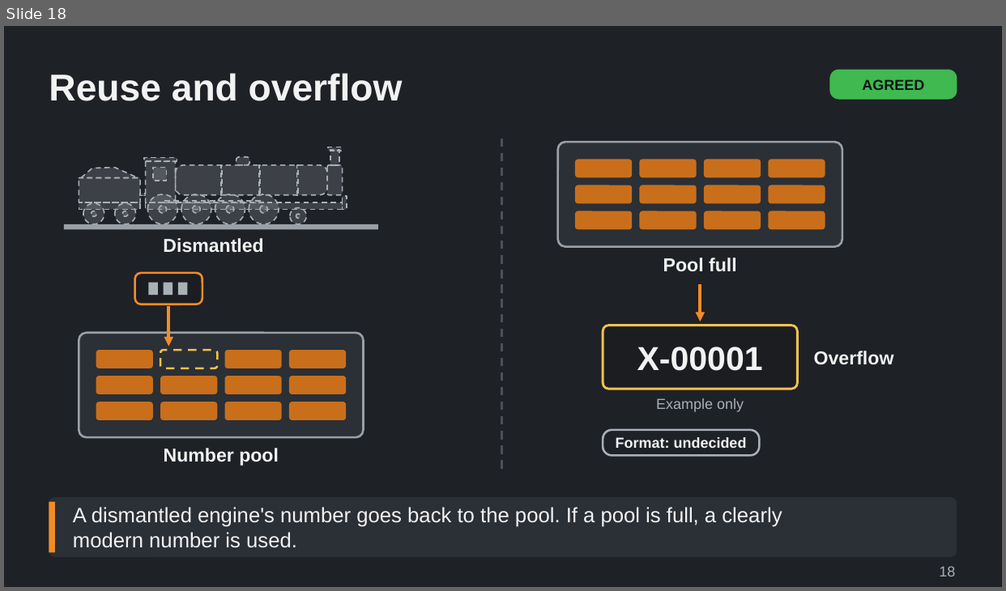
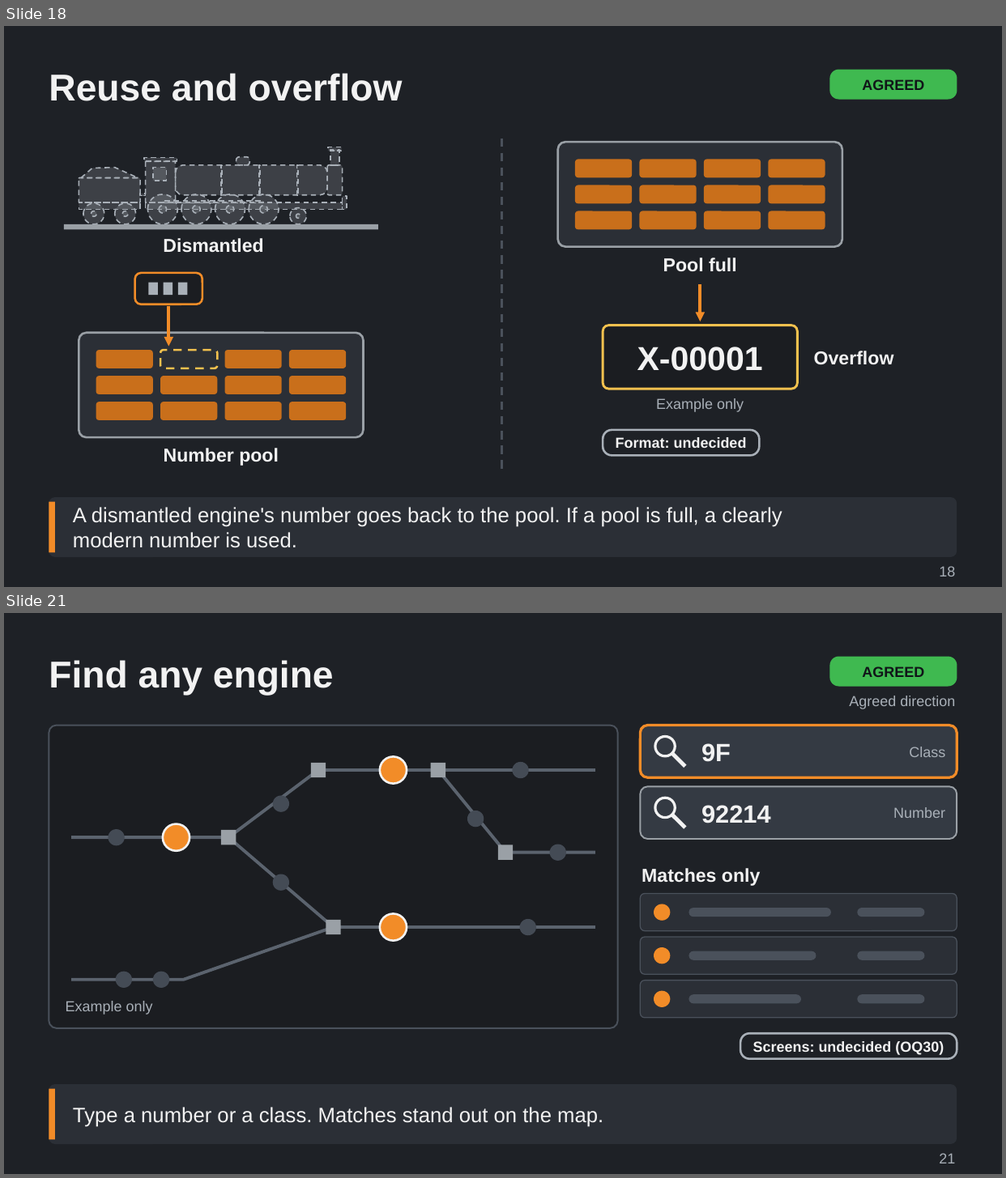
Before and after one commit to Tarenkookoo/Satisfactory---Early-Locomotion, a slide deck: Reporting/Claude Presents/Deck5_Regions_Numbers/Regions_Numbers_and_Fleet_Identity_Explained.pptx. Shown one above the other, each under a label of ours: slide 18 before the commit, slides 18 and 21 after it; the slides between them are not shown. The pictures are 1006x591 and 1006x1178 pixels, drawn with LibreOffice and Linux fonts; fonts in the diff are those of the drawing. Boxes give left, top, right and bottom in pixels: in the first picture for what was removed or moved away, otherwise in the second. Text is boxed around its words. In the diff, an @@ line names an element or a change of style, - is before the commit and + after.

```diff
--- a/Reporting/Claude Presents/Deck5_Regions_Numbers/Regions_Numbers_and_Fleet_Identity_Explained.pptx
+++ b/Reporting/Claude Presents/Deck5_Regions_Numbers/Regions_Numbers_and_Fleet_Identity_Explained.pptx
@@ slide 21 added at [4, 613, 1002, 1174], background #1E2126 @@
@@ title added at [49, 660, 334, 696], 36 pt, text #F2F2F2, bold @@
+Find any engine
@@ rounded rectangle added at [829, 657, 957, 687], fill #3FB950, 14 pt, text #101418, bold @@
+AGREED
@@ text added at [849, 696, 955, 709], 14 pt, text #A9B0B8 @@
+Agreed direction
@@ group added at [49, 726, 957, 1029]: 17 ellipses, 12 rounded rectangles, 6 texts, 5 rectangles, 4 freeform shapes, 2 lines @@
+Example only
+9F
+Class
+92214
+Number
+Matches only
@@ rounded rectangle added at [740, 1033, 957, 1059], outline #A9B0B8 2 pt, 14 pt, text #F2F2F2, bold @@
+Screens: undecided (OQ30)
@@ rounded rectangle added at [49, 1084, 957, 1144], fill #2B2F36 @@
@@ rectangle added at [49, 1089, 55, 1140], fill #F28C28 @@
@@ text added at [73, 1107, 603, 1127], 20 pt, text #F2F2F2 @@
+Type a number or a class. Matches stand out on the map.
@@ text added at [939, 1153, 955, 1164], 14 pt, text #A9B0B8 @@
+21
```
Also in this commit, not shown: 1 slide changed, 7 other slides added, 5 other files.
